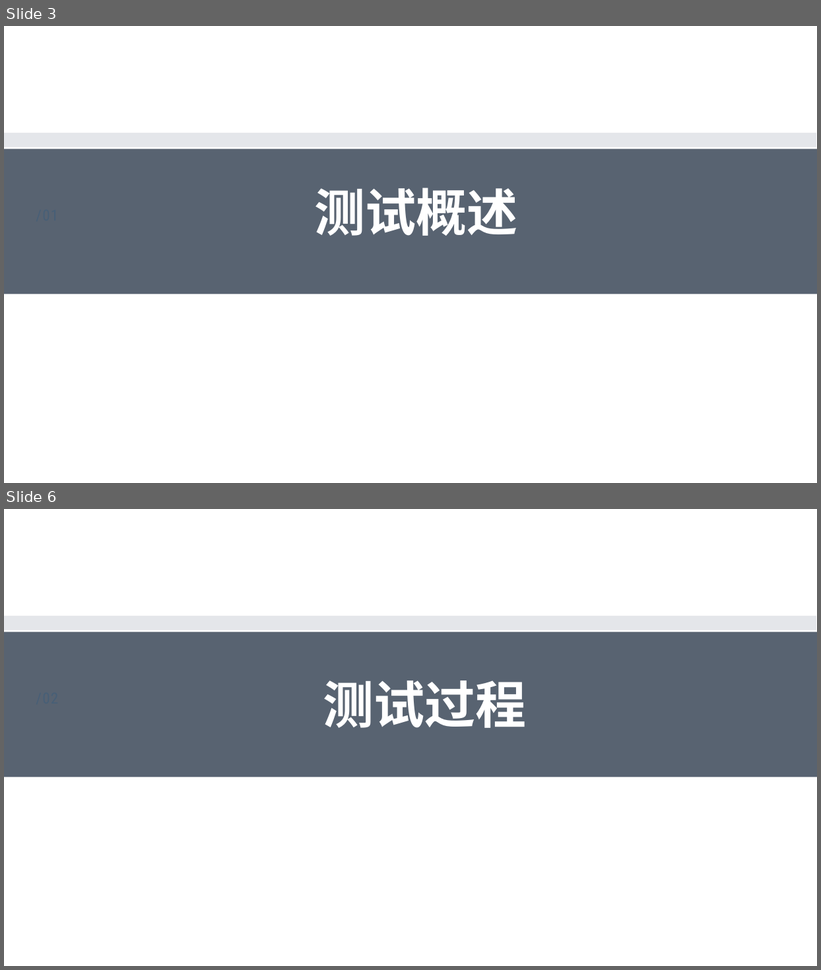
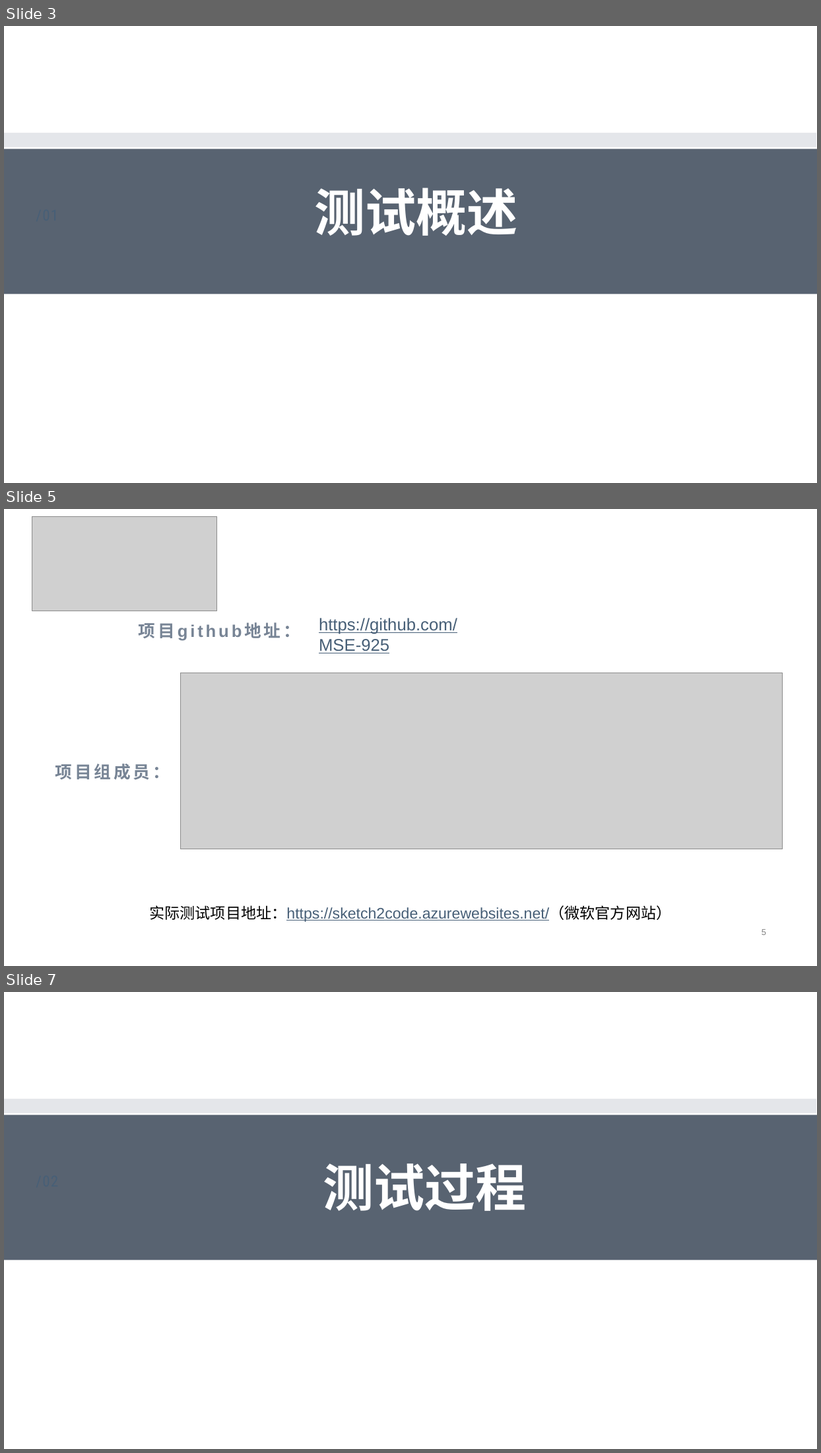
Before and after one commit to MSE-925/Sketch2codeTest, a slide deck: 现代软件工程最终(1).pptx. Shown one above the other, each under a label of ours: slides 3 and 6 before the commit, slides 3, 5 and 7 after it; the slides between them are not shown. The pictures are 821x970 and 821x1453 pixels, drawn with LibreOffice and Linux fonts; fonts in the diff are those of the drawing; grey boxes stand for pictures; background and template pictures are left out. Boxes give left, top, right and bottom in pixels: in the first picture for what was removed or moved away, otherwise in the second. Text is boxed around its words. In the diff, an @@ line names an element or a change of style, - is before the commit and + after.

```diff
--- a/现代软件工程最终(1).pptx
+++ b/现代软件工程最终(1).pptx
@@ slide 5 added at (4, 509, 817, 966), background #FFFFFF @@
@@ picture added at (32, 516, 217, 611) @@
@@ title added at (139, 623, 175, 638), 20 pt, text #778495, bold @@
+项目github地址：
@@ text added at (319, 618, 457, 654), 20 pt, text #475F77, underline @@
+https://github.com/MSE-925
@@ picture added at (180, 673, 783, 849) @@
@@ text added at (55, 764, 170, 780), 20 pt, text #778495, bold @@
+项目组成员：
@@ text added at (150, 906, 672, 922), 18 pt, text #475F77, underline @@
+实际测试项目地址：https://sketch2code.azurewebsites.net/（微软官方网站）
@@ page number added at (762, 929, 766, 935), 10 pt, text #808080 @@
+5
@@ what was slide 6 is now slide 7 @@
```
Also in this commit, not shown: 6 slides changed, 21 other slides added, 10 slides removed, 1 other file.
